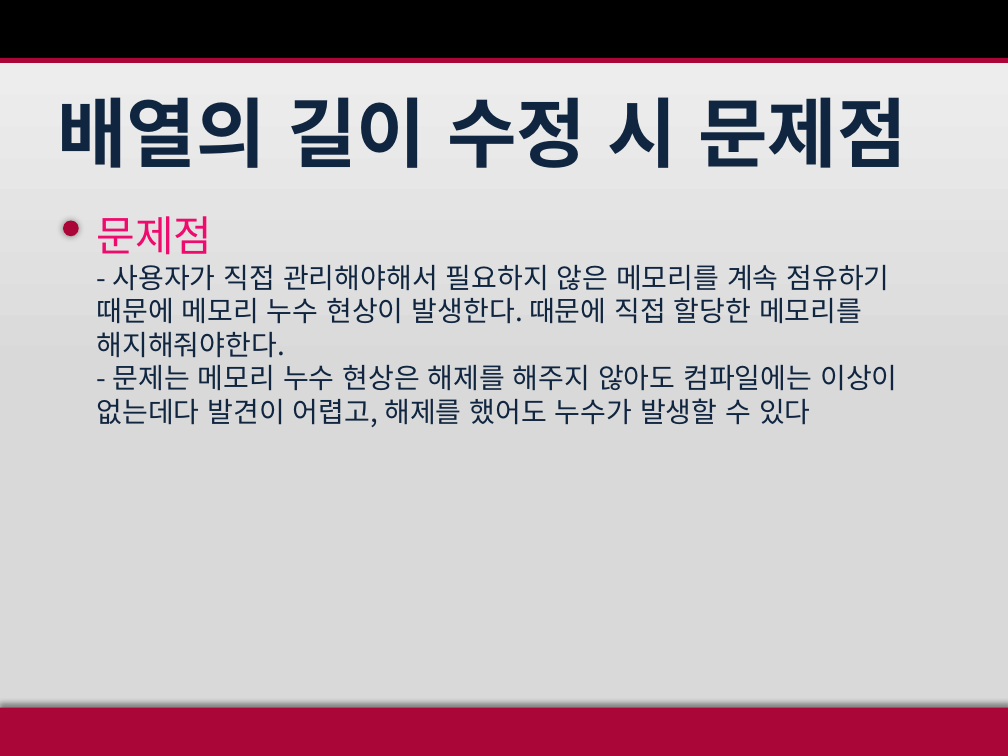
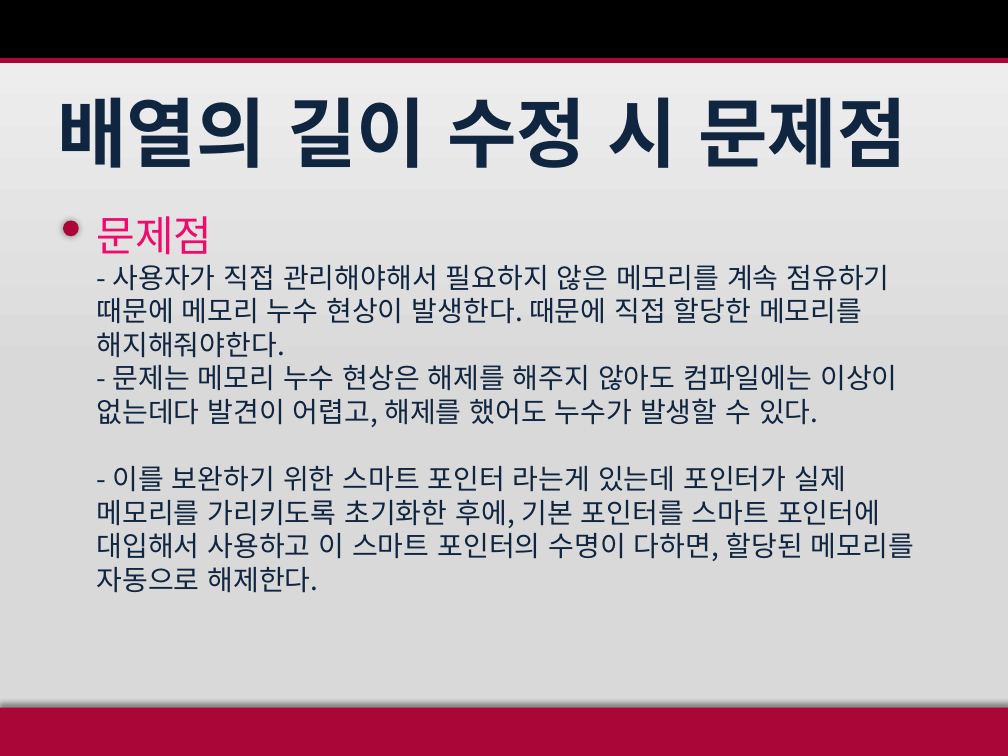
Before and after one commit to EnBalor/study, a slide deck: slide 8 of 배열.pptx. Drawn at 1008x756 pixels with LibreOffice and Linux fonts; fonts in the diff are those of the drawing. Boxes give left, top, right and bottom in pixels: in the first picture for what was removed or moved away, otherwise in the second. Text is boxed around its words. In the diff, an @@ line names an element or a change of style, - is before the commit and + after.

```diff
--- a/배열.pptx
+++ b/배열.pptx
@@ text at box(97, 365, 914, 593): text changed @@
-- 문제는 메모리 누수 현상은 해제를 해주지 않아도 컴파일에는 이상이 없는데다 발견이 어렵고, 해제를 했어도 누수가 발생할 수 있다
+- 문제는 메모리 누수 현상은 해제를 해주지 않아도 컴파일에는 이상이 없는데다 발견이 어렵고, 해제를 했어도 누수가 발생할 수 있다.
+- 이를 보완하기 위한 스마트 포인터 라는게 있는데 포인터가 실제 메모리를 가리키도록 초기화한 후에, 기본 포인터를 스마트 포인터에 대입해서 사용하고 이 스마트 포인터의 수명이 다하면, 할당된 메모리를 자동으로 해제한다.
```
Also in this commit, not shown: 2 other slides changed, 1 slide removed, 31 other files.
